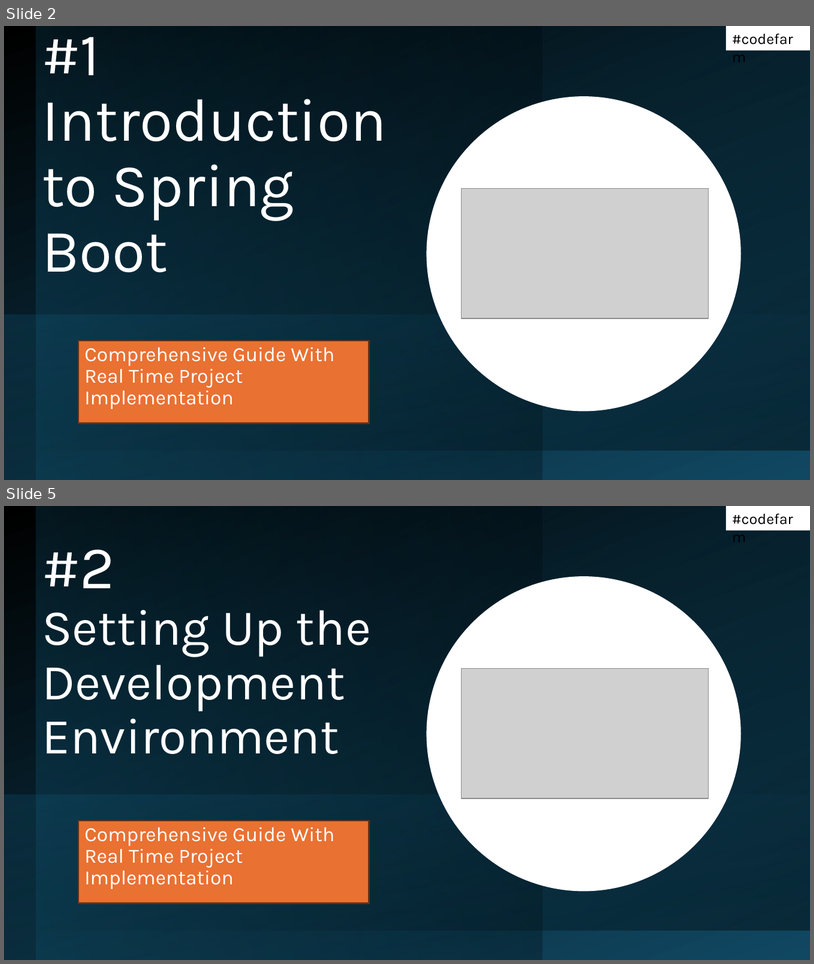
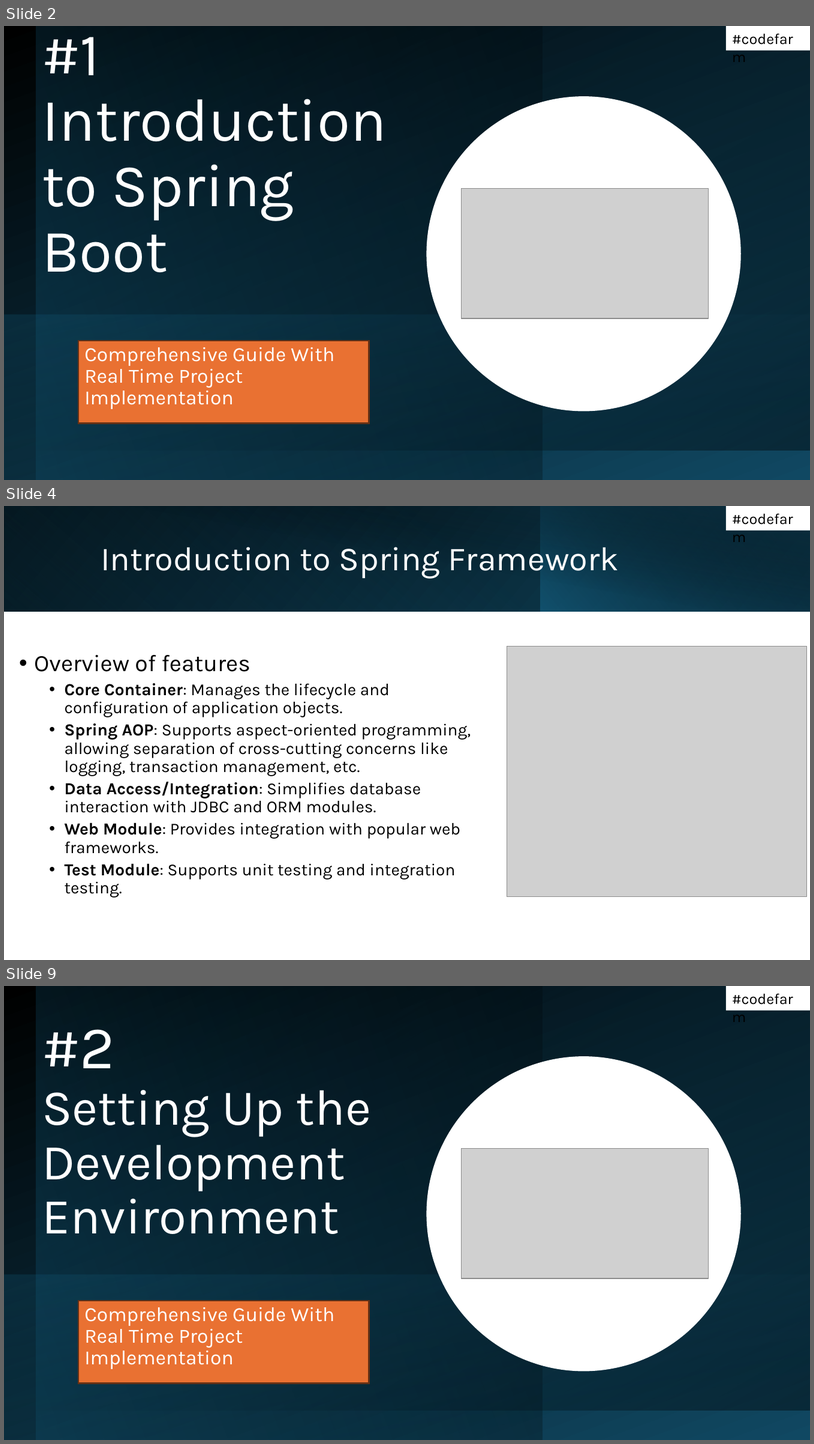
Before and after one commit to codefarm0/spring-boot-beginners, a slide deck: Spring boot Beginners.pptx. Shown one above the other, each under a label of ours: slides 2 and 5 before the commit, slides 2, 4 and 9 after it; the slides between them are not shown. The pictures are 814x964 and 814x1444 pixels, drawn with LibreOffice and Linux fonts; fonts in the diff are those of the drawing; grey boxes stand for pictures. Boxes give left, top, right and bottom in pixels: in the first picture for what was removed or moved away, otherwise in the second. Text is boxed around its words. In the diff, an @@ line names an element or a change of style, - is before the commit and + after.

```diff
--- a/Spring boot Beginners.pptx
+++ b/Spring boot Beginners.pptx
@@ slide 4 added at [4,506,810,960], background #FFFFFF @@
@@ rectangle added at [4,506,810,611], fill gradient #000000 to #104862 @@
@@ rectangle added at [4,506,541,611], fill gradient #156082 to #0B3041 @@
@@ rectangle added at [34,506,810,612], fill gradient #000000 to #0B3041 @@
@@ rectangle added at [540,506,810,611], fill gradient #156082 to #000000 @@
@@ rectangle added at [726,506,810,530], fill #FFFFFF, 18 pt, text #000000 @@
+#codefarm
@@ title added at [101,547,619,579], 40 pt, text #FFFFFF @@
+Introduction to Spring Framework
@@ picture added at [507,646,807,896] @@
@@ text added at [34,655,471,897], 20 pt, text #000000 @@
+• Overview of features
+  • Core Container: Manages the lifecycle and configuration of application objects.
+  • Spring AOP: Supports aspect-oriented programming, allowing separation of cross-cutting concerns like logging, transaction management, etc.
+  • Data Access/Integration: Simplifies database interaction with JDBC and ORM modules.
+  • Web Module: Provides integration with popular web frameworks.
+  • Test Module: Supports unit testing and integration testing.
@@ what was slide 5 is now slide 9 @@
```
Also in this commit, not shown: 4 slides changed, 6 other slides added.
